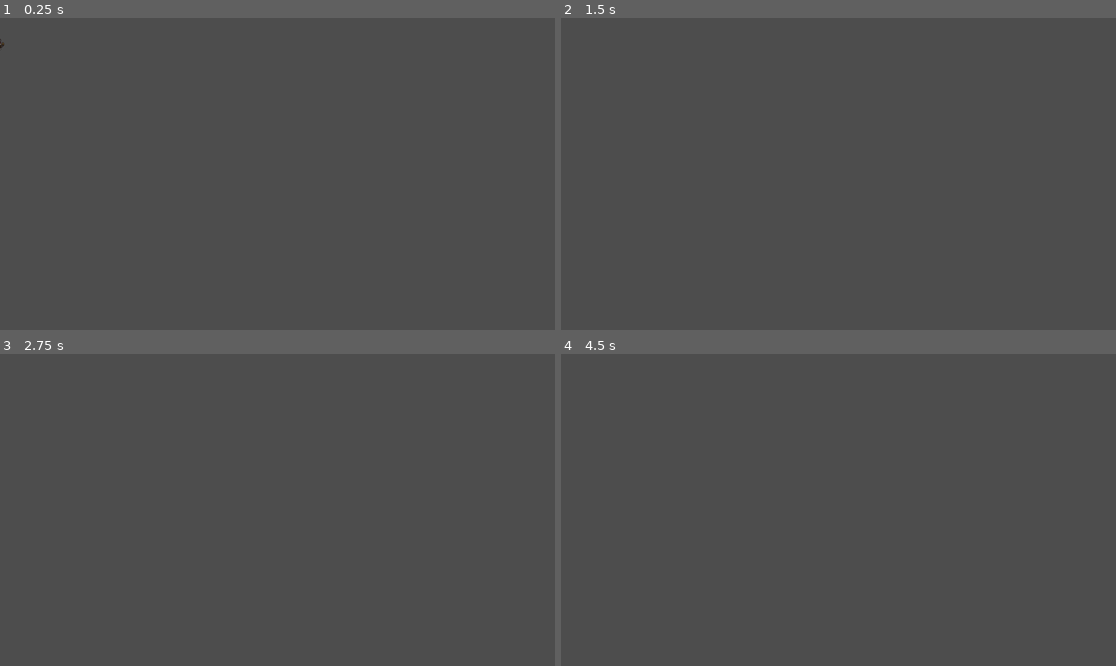
Above: before the commit, frames 1-4 (two rows, left to right).
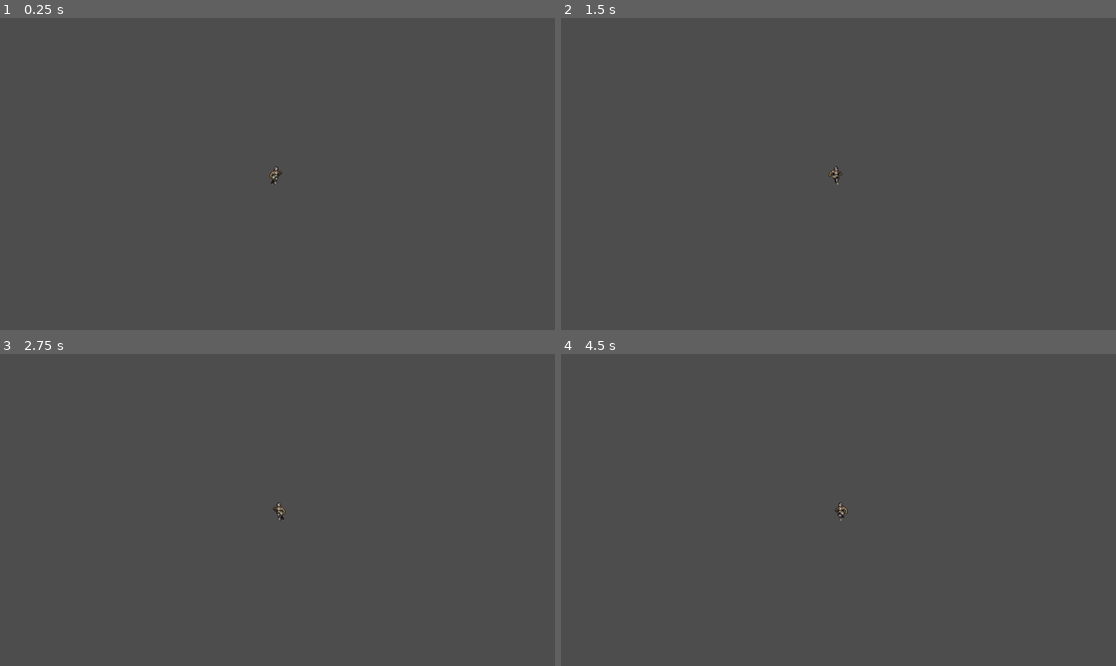
Above: after the commit, the same moments.

Repository: Gusiprox/Unsunny-Souls
Game: Godot game, scene res://player/player.tscn
The game is run twice, just before and just after one commit, with the same random seed, the same clock (stepped at 60 frames per second) and the same inputs.
Inputs:
- Up to frame 1 (0.25 s): no input
- Up to frame 2 (1.5 s): tap Enter at 0.5 s; hold J (atack) 0.53-1.28 s; tap Space (jump) at 0.77 s; tap D (move_de) at 1.35 s
- Up to frame 3 (2.75 s): tap Space (jump) at 1.52 s; tap A (move_iz) at 2.1 s
- Up to frame 4 (4.5 s): tap Space (jump) at 2.75, 3.02, 3.77 s; tap J (atack) at 2.85 s; tap D (move_de) at 3.6 s; tap A (move_iz) at 4.35 s

The runs differ from the first frame. In frame 1, less than 0.1% of the frame differs, in the area x 0-51%, y 6-54%; in frame 2, less than 0.1%; in frame 3, less than 0.1%; in frame 4, less than 0.1%.

Commit message:
inicio de pruebas UI

Diff:
--- a/player/player.tscn
+++ b/player/player.tscn
@@ -8,6 +8,7 @@
 [ext_resource type="Texture2D" uid="uid://rav1rckhk4q1" path="res://player/img/_Jump.png" id="4_rgyib"]
 [ext_resource type="Texture2D" uid="uid://d0ejx1m4stpts" path="res://player/img/_JumpFallInbetween.png" id="5_hg6s5"]
 [ext_resource type="Texture2D" uid="uid://bc41vr2iy75u" path="res://player/img/_Run.png" id="6_8t03j"]
+[ext_resource type="PackedScene" uid="uid://dg1xfv6oxf4g6" path="res://player/ui/ui.tscn" id="9_hg6s5"]
 
 [sub_resource type="AtlasTexture" id="AtlasTexture_2ieo8"]
 atlas = ExtResource("1_g6k8r")
@@ -346,3 +347,10 @@
 [node name="PlayerAtackCol" type="CollisionShape2D" parent="PlayerAtackAr" unique_id=1087031227]
 position = Vector2(27, 0.5)
 shape = SubResource("RectangleShape2D_rgyib")
+
+[node name="PlayerCamera" type="Camera2D" parent="." unique_id=1574912564]
+
+[node name="CanvasLayer" type="CanvasLayer" parent="." unique_id=442917148]
+
+[node name="UI" parent="CanvasLayer" unique_id=377176250 instance=ExtResource("9_hg6s5")]
+position = Vector2(485, -236)
--- /dev/null
+++ b/player/ui/ui.tscn
@@ -0,0 +1,43 @@
+[gd_scene format=3 uid="uid://dg1xfv6oxf4g6"]
+
+[ext_resource type="Script" uid="uid://bwvy8a4ndci1n" path="res://ui.gd" id="1_g46cl"]
+[ext_resource type="Texture2D" uid="uid://c7chxxokwu5ch" path="res://player/ui/img/ui_0.png" id="2_jxrsk"]
+[ext_resource type="Texture2D" uid="uid://bm5n2cq8l3juw" path="res://player/ui/img/ui_1.png" id="3_yyjg4"]
+[ext_resource type="Texture2D" uid="uid://b8ph746l4f6de" path="res://player/ui/img/ui_2.png" id="4_ryils"]
+[ext_resource type="Texture2D" uid="uid://dtln8v3pbld0y" path="res://player/ui/img/ui_3.png" id="5_s760n"]
+[ext_resource type="Texture2D" uid="uid://cjg3621ufpqti" path="res://player/ui/img/ui_4.png" id="6_qgau6"]
+[ext_resource type="Texture2D" uid="uid://bknigp31ua20a" path="res://player/ui/img/ui_5.png" id="7_b5s21"]
+
+[sub_resource type="SpriteFrames" id="SpriteFrames_gi3ol"]
+animations = [{
+"frames": [{
+"duration": 1.0,
+"texture": ExtResource("2_jxrsk")
+}, {
+"duration": 1.0,
+"texture": ExtResource("3_yyjg4")
+}, {
+"duration": 1.0,
+"texture": ExtResource("4_ryils")
+}, {
+"duration": 1.0,
+"texture": ExtResource("5_s760n")
+}, {
+"duration": 1.0,
+"texture": ExtResource("6_qgau6")
+}, {
+"duration": 1.0,
+"texture": ExtResource("7_b5s21")
+}],
+"loop": true,
+"name": &"default",
+"speed": 5.0
+}]
+
+[node name="UI" type="Node2D" unique_id=377176250]
+script = ExtResource("1_g46cl")
+
+[node name="AnimatedSprite2D" type="AnimatedSprite2D" parent="." unique_id=1678081033]
+sprite_frames = SubResource("SpriteFrames_gi3ol")
+frame = 5
+frame_progress = 0.69547254
--- /dev/null
+++ b/ui.gd
@@ -0,0 +1,6 @@
+extends Node2D
+
+
+# Called when the node enters the scene tree for the first time.
+func _ready() -> void:
+	$AnimatedSprite2D.frame = 0
Binary file added: player/ui/img/ui_0.png
Not shown, added: player/ui/img/ui_0.png.import
Binary file added: player/ui/img/ui_1.png
Not shown, added: player/ui/img/ui_1.png.import
Binary file added: player/ui/img/ui_2.png
Not shown, added: player/ui/img/ui_2.png.import
Binary file added: player/ui/img/ui_3.png
Not shown, added: player/ui/img/ui_3.png.import
Binary file added: player/ui/img/ui_4.png
Not shown, added: player/ui/img/ui_4.png.import
Binary file added: player/ui/img/ui_5.png
Not shown, added: player/ui/img/ui_5.png.import
(and 1 more such lines)
